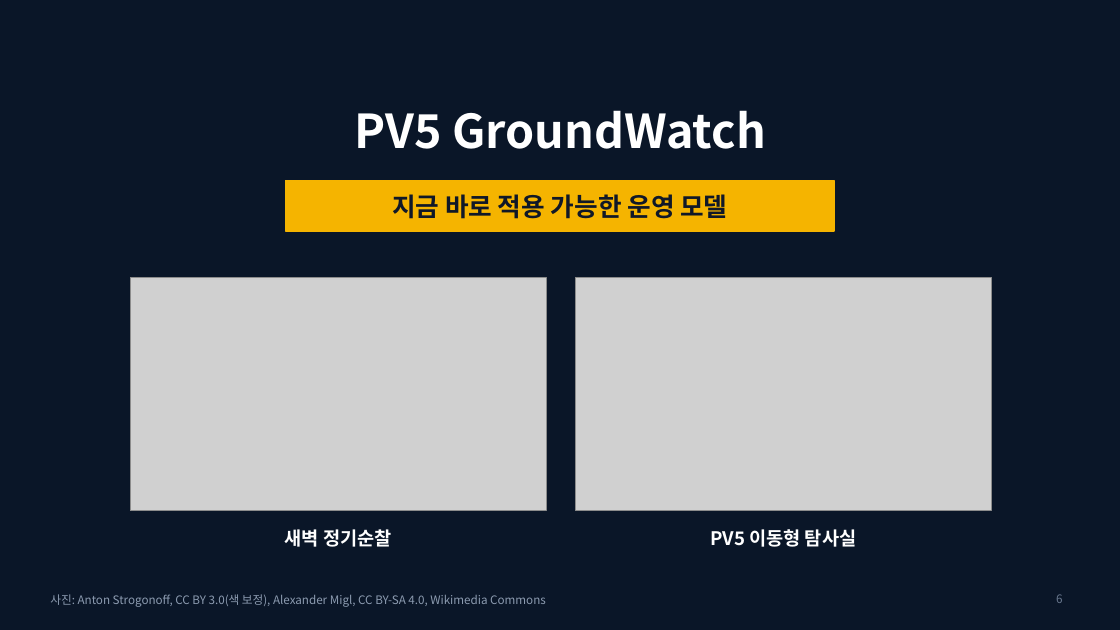
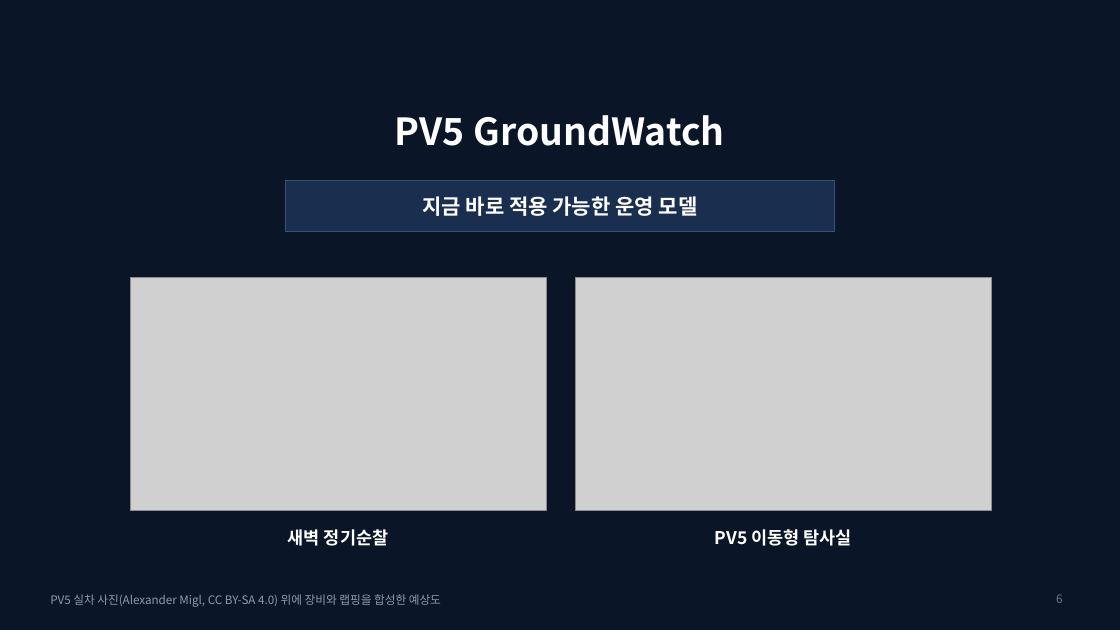
Before and after one commit to woojin-choe/pv5-hose-lab, a slide deck: slide 6 of groundwatch/PV5_GroundWatch.pptx. Drawn at 1120x630 pixels with LibreOffice and Linux fonts; fonts in the diff are those of the drawing; grey boxes stand for pictures. Boxes give left, top, right and bottom in pixels: in the first picture for what was removed or moved away, otherwise in the second. Text is boxed around its words. In the diff, an @@ line names an element or a change of style, - is before the commit and + after.

```diff
--- a/groundwatch/PV5_GroundWatch.pptx
+++ b/groundwatch/PV5_GroundWatch.pptx
@@ title "PV5 GroundWatch" at [395, 115, 724, 146]: size 40 to 32 pt @@
@@ text "지금 바로 적용 가능한 운영 ..." at [422, 196, 698, 216]: size 22 to 18 pt, text colour #101828 to #FFFFFF @@
@@ rectangle at [286, 181, 834, 231]: fill #F5B400 to #1A2E4F; outline #F5B400 1 pt to #3A5070 0.75 pt @@
@@ text "새벽 정기순찰" at [288, 529, 388, 546]: size 16 to 15 pt @@
@@ text "PV5 이동형 탐사실" at [715, 529, 852, 546]: size 16 to 15 pt @@
@@ text at [50, 594, 441, 607]: text changed @@
-사진: Anton Strogonoff, CC BY 3.0(색 보정), Alexander Migl, CC BY-SA 4.0, Wikimedia Commons
+PV5 실차 사진(Alexander Migl, CC BY-SA 4.0) 위에 장비와 랩핑을 합성한 예상도
```
Also in this commit, not shown: 26 other slides changed, 38 other files.
